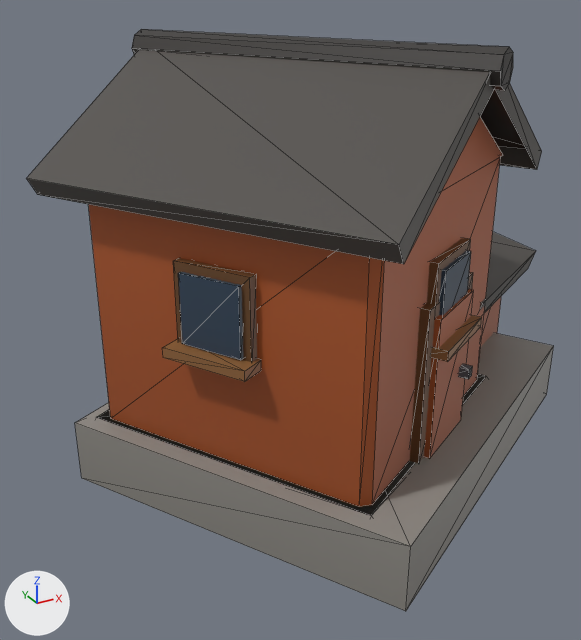
The glTF model art/models/building_6.glb as it was, and as the next commit left it.
One viewpoint serves both versions: a 50 mm camera at (-0.514, -0.807, 0.587) aimed at (-0.066, 0.006, 0.18). Lighting does not change. The marker at lower left points along +X, +Y and +Z. The first picture is the older version. Mesh edges are drawn as thin lines. Vertices at exactly the same position are counted once.

Objects in the first picture: 'building_6'.
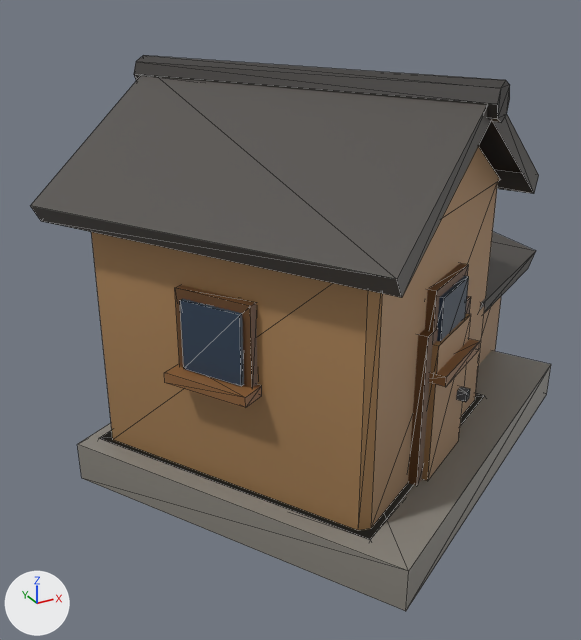
The edits, one by one:
me_building_6 is used by ob_building_6; location (0.0, 0.0, 0.0).
me_building_6 had 186 vertices, 256 faces and spanned x -0.352..0.359, y -0.321..0.336, z 0.0..0.518.
me_building_6 now has 186 vertices, 256 faces and spans x -0.352..0.359, y -0.321..0.336, z 0.0..0.488.
me_building_6 part 1: the loose piece of 16 vertices spanning x -0.294..0.17, y -0.249..0.223, z 0.08..0.38 is moved by (0.0, 0.0, -0.03).
me_building_6 part 2: the loose piece of 8 vertices spanning x -0.242..-0.184, y -0.144..-0.056, z 0.21..0.31 is moved by (0.0, 0.0, -0.03).
me_building_6 part 3: the loose piece of 8 vertices spanning x -0.241..-0.191, y -0.138..-0.066, z 0.22..0.3 is moved by (0.0, 0.0, -0.03).
me_building_6 part 4: the loose piece of 8 vertices spanning x -0.261..-0.183, y -0.158..-0.052, z 0.206..0.218 is moved by (0.0, 0.0, -0.03).
me_building_6 part 5: the loose piece of 8 vertices spanning x -0.03..0.09, y -0.211..-0.133, z 0.075..0.265 is moved by (0.0, 0.0, -0.03).
me_building_6 part 6: the loose piece of 8 vertices spanning x -0.015..0.08, y -0.209..-0.144, z 0.08..0.25 is moved by (0.0, 0.0, -0.03).
me_building_6 part 7: the loose piece of 8 vertices spanning x 0.054..0.074, y -0.183..-0.159, z 0.15..0.162 is moved by (0.0, 0.0, -0.03).
me_building_6 part 8: the loose piece of 6 vertices spanning x -0.299..0.175, y -0.254..0.228, z 0.38..0.482 is moved by (0.0, 0.0, -0.03).
me_building_6 part 9: the loose piece of 8 vertices spanning x -0.175..0.228, y -0.202..0.279, z 0.361..0.504 is moved by (0.0, 0.0, -0.03).
me_building_6 part 10: the loose piece of 8 vertices spanning x -0.352..0.051, y -0.304..0.177, z 0.361..0.504 is moved by (0.0, 0.0, -0.03).
me_building_6 part 11: the loose piece of 16 vertices spanning x -0.192..0.068, y -0.218..0.192, z 0.478..0.518 is moved by (0.0, 0.0, -0.03).
me_building_6 part 12: the loose piece of 8 vertices spanning x -0.014..0.074, y -0.201..-0.143, z 0.21..0.31 is moved by (0.0, 0.0, -0.03).
me_building_6 part 13: the loose piece of 8 vertices spanning x -0.004..0.068, y -0.2..-0.151, z 0.22..0.3 is moved by (0.0, 0.0, -0.03).
me_building_6 part 14: the loose piece of 8 vertices spanning x -0.017..0.089, y -0.221..-0.142, z 0.206..0.218 is moved by (0.0, 0.0, -0.03).
me_building_6 part 15: all 4 vertices in x -0.129..-0.115, y -0.321..-0.263, z 0.072..0.08 are moved by (0.0, 0.0, -0.03).
me_building_6 part 16: all 4 vertices in x -0.006..0.115, y 0.238..0.321, z 0.072..0.08 are moved by (0.0, 0.0, -0.03).
me_building_6 part 17: all 4 vertices in x 0.185..0.335, y -0.093..-0.061, z 0.072..0.08 are moved by (0.0, 0.0, -0.03).
me_building_6 part 18: 98 kept faces spanning x -0.335..0.335, y -0.321..0.321, z 0.0..0.452 get new vertex colours.
Other edits to the shape of me_building_6 do not show in these pictures.

Changed parts and their boxes [x1, y1, x2, y2] in the pictures (581 x 640 px; the box of a moved part takes in the faces that stretch with it):
'building_6', reshaped
    before: [27, 29, 554, 611]
    after: [30, 55, 551, 611]
part 1 of me_building_6, moved or reshaped
    before: [88, 157, 500, 507]
    after: [91, 182, 498, 531]
part 2 of me_building_6, moved or reshaped
    before: [173, 258, 257, 362]
    after: [175, 285, 258, 388]
part 3 of me_building_6, moved or reshaped
    before: [178, 272, 244, 360]
    after: [180, 299, 244, 386]
part 4 of me_building_6, moved or reshaped
    before: [163, 339, 261, 382]
    after: [164, 364, 262, 408]
part 5 of me_building_6, moved or reshaped
    before: [410, 272, 473, 463]
    after: [408, 296, 471, 486]
part 6 of me_building_6, moved or reshaped
    before: [424, 289, 474, 459]
    after: [422, 313, 471, 481]
part 7 of me_building_6, moved or reshaped
    before: [458, 364, 473, 379]
    after: [456, 387, 470, 402]
part 8 of me_building_6, moved or reshaped
    before: [442, 117, 503, 191]
    after: [442, 146, 500, 218]
part 9 of me_building_6, moved or reshaped
    before: [480, 83, 542, 170]
    after: [479, 114, 539, 194]
part 10 of me_building_6, moved or reshaped
    before: [27, 50, 494, 264]
    after: [30, 76, 491, 298]
part 11 of me_building_6, moved or reshaped
    before: [132, 29, 513, 91]
    after: [134, 55, 510, 122]
part 12 of me_building_6, moved or reshaped
    before: [427, 238, 471, 305]
    after: [425, 263, 468, 331]
part 13 of me_building_6, moved or reshaped
    before: [439, 250, 471, 316]
    after: [437, 276, 469, 341]
part 14 of me_building_6, moved or reshaped
    before: [431, 315, 482, 362]
    after: [429, 339, 479, 387]
part 15 of me_building_6, moved or reshaped
    before: [75, 423, 411, 611]
    after: [78, 445, 409, 611]
part 16 of me_building_6, moved or reshaped
    before: [76, 402, 411, 547]
    after: [78, 423, 408, 571]
part 17 of me_building_6, moved or reshaped
    before: [96, 333, 554, 611]
    after: [101, 351, 551, 611]
part 18 of me_building_6, recoloured
    before: [75, 117, 554, 572]
    after: [78, 146, 551, 572]
